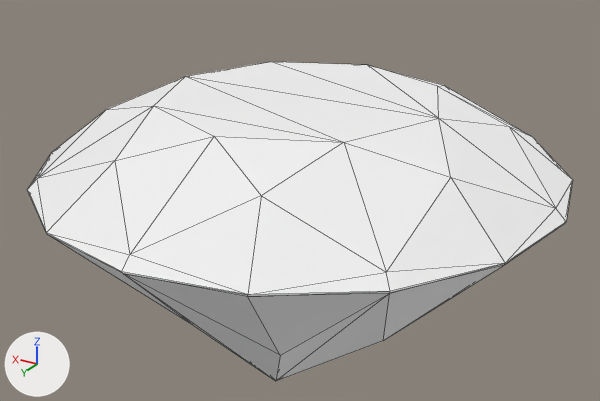
Renders of the glTF model public/diamondedit.glb from each side of a commit.
Before and after are seen from a 50 mm camera at (-8.23, 13.77, 11.61) aimed at (0.09, -0.11, 4.67). Lighting does not change. The marker at lower left points along +X, +Y and +Z. Mesh edges are drawn as thin lines. Vertices at the same position are counted once.

Names of what the first picture shows: 'pCone1_lambert1_0'.
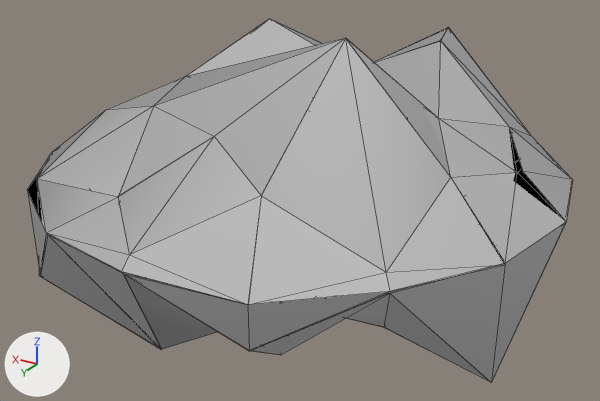
Location of each change, (x1, y1, x2, y2) in pixels of the pictures (600 x 401 px):
'pCone1_lambert1_0', surface changed, reshaped (white to grey, 14% taller): before (27, 62, 573, 381); after (27, 18, 573, 382)

The edits, one by one:
In material 'default' (mat_default), roughness goes from 1.0 to 0.0.
me_pcone1_lambert1_0 is used by ob_pcone1_lambert1_0; location (0.0, 0.0, 0.0).
me_pcone1_lambert1_0 had 72 vertices, 126 faces and spanned x -5.41..5.41, y -5.41..5.41, z -0.07..6.99.
me_pcone1_lambert1_0 now has 131 vertices, 126 faces and spans x -5.41..5.41, y -5.41..5.41, z 2.17..8.75.
Part 1, on me_pcone1_lambert1_0:
17 vertices are removed from x -5.19..5.38, y -4.97..4.99, z -0.07..6.99.
77 faces are deleted.
6 vertices in x 0.7, y 0.0, z -0.07 move by (-0.7, 0.0, 2.24).
76 vertices are added at x -4.99..5.38, y -4.97..4.99, z 2.17..8.75.
77 new faces join them.
